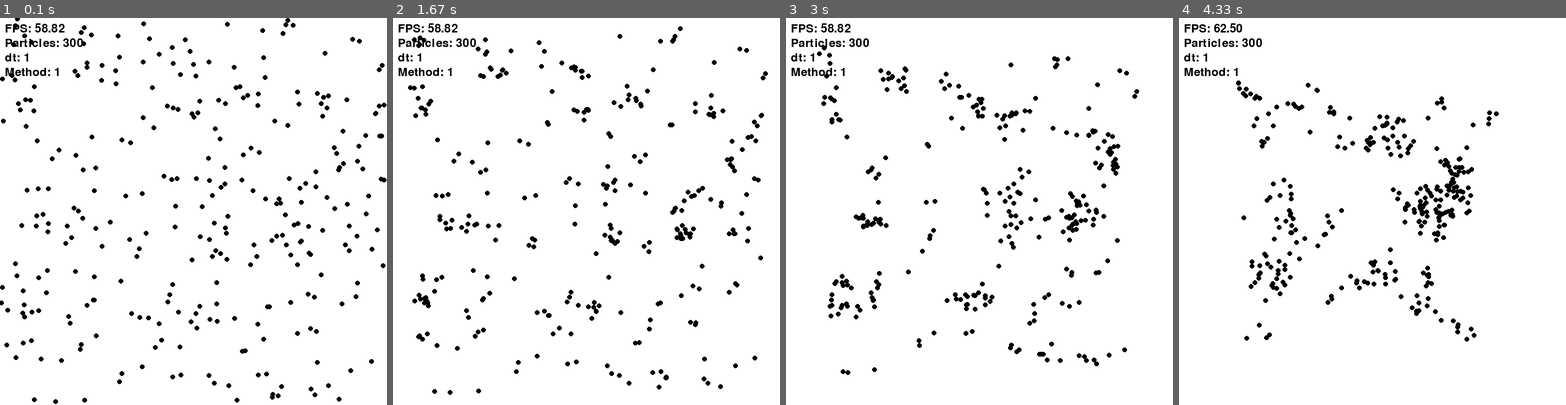
Above: before the commit, frames 1-4 (left to right).
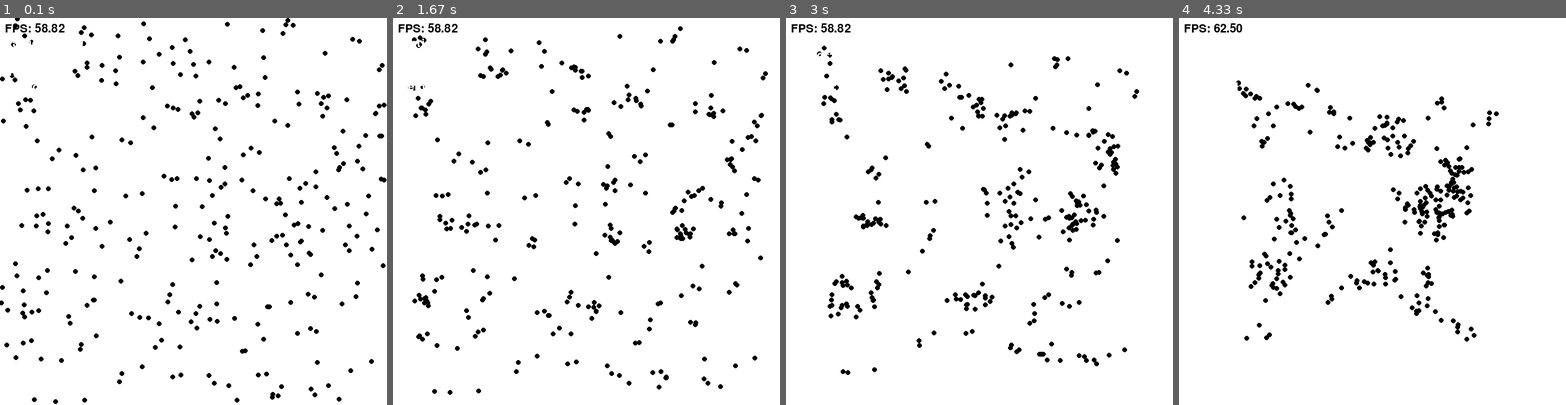
Above: after the commit, the same moments.

Repository: Pongsiri-Gittiyoottanawin/Simulation-of-an-N-body-problem-using-Pygame
Game: pygame game, started from Simulation.py
The game is run twice, just before and just after one commit, with the same random seed, the same clock (stepped at 60 frames per second) and the same inputs.
Inputs:
- Up to frame 1 (0.1 s): no input
- Up to frame 2 (1.67 s): no input
- Up to frame 3 (3 s): no input
- Up to frame 4 (4.33 s): tap Enter at 3.33, 3.67, 4 s

The runs differ from the first frame. In frame 1, 0.4% of the frame differs, in the area x 1-22%, y 5-19%; in frame 2, 0.4%; in frame 3, 0.4%; in frame 4, 0.4%.

Commit message:
Update Simulation.py

Diff:
--- a/Simulation.py
+++ b/Simulation.py
@@ -86,21 +86,23 @@
         screen.blit(text, (10, 10))
 
         # Show number of particles
-        text = font.render(f"Particles: {count}", True, (0,0,0))
+        text = font.render(f"Particles: {count}", True, "white")
         screen.blit(text, (10,40))
 
-        # Show dt
-        text = font.render(f"dt: {dt}", True, (0,0,0))
+        # Show G
+        text = font.render(f"G: {G}", True, "white")
         screen.blit(text, (10,70))
 
+        # Show dt
+        text = font.render(f"dt: {dt}", True, "white")
+        screen.blit(text, (10,100))
+
         # Show method
-        text = font.render(f"Method: {method}", True, (0,0,0))
-        screen.blit(text, (10,100))
+        text = font.render(f"Method: {method}", True, "white")
+        screen.blit(text, (10,130))
 
         # Update the display
         pygame.display.flip()
-
-
 
 G = 0.067
 dt = 1
@@ -126,6 +128,5 @@
     # Add the new body to the list of bodies
     bodies.append(new_body)
 
-
 # usage:
 simulate(bodies, method)
